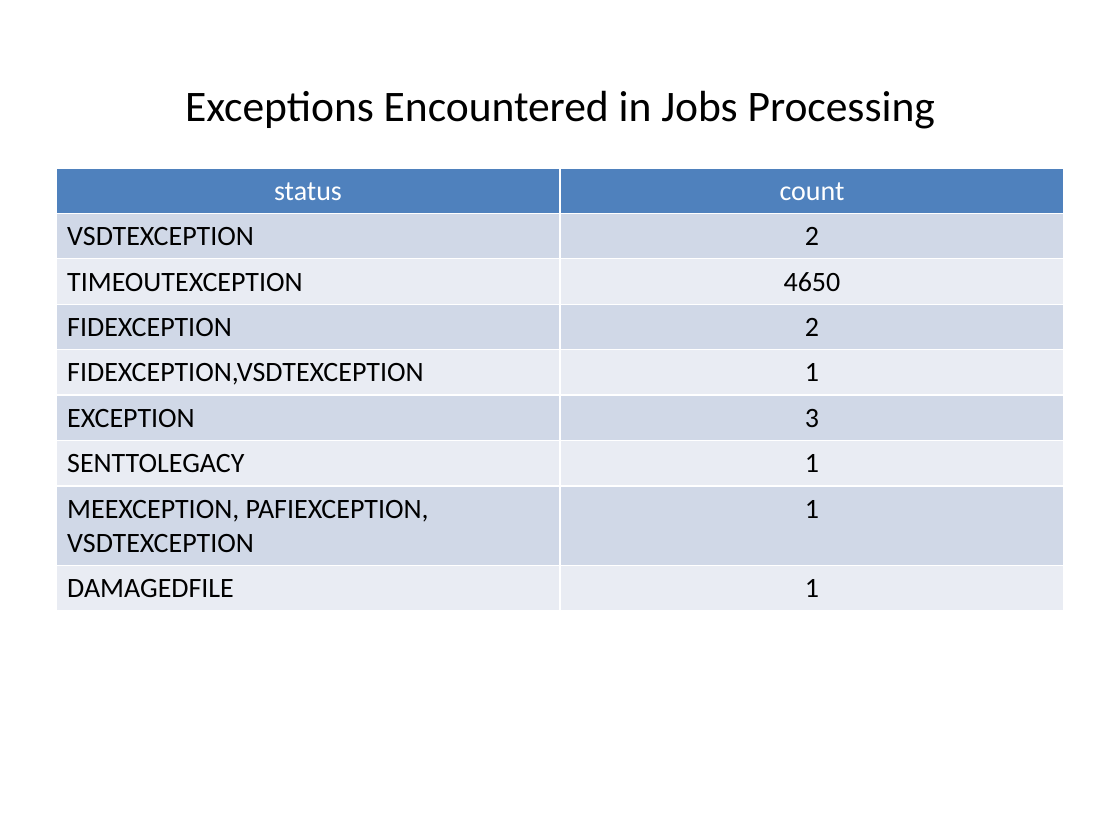
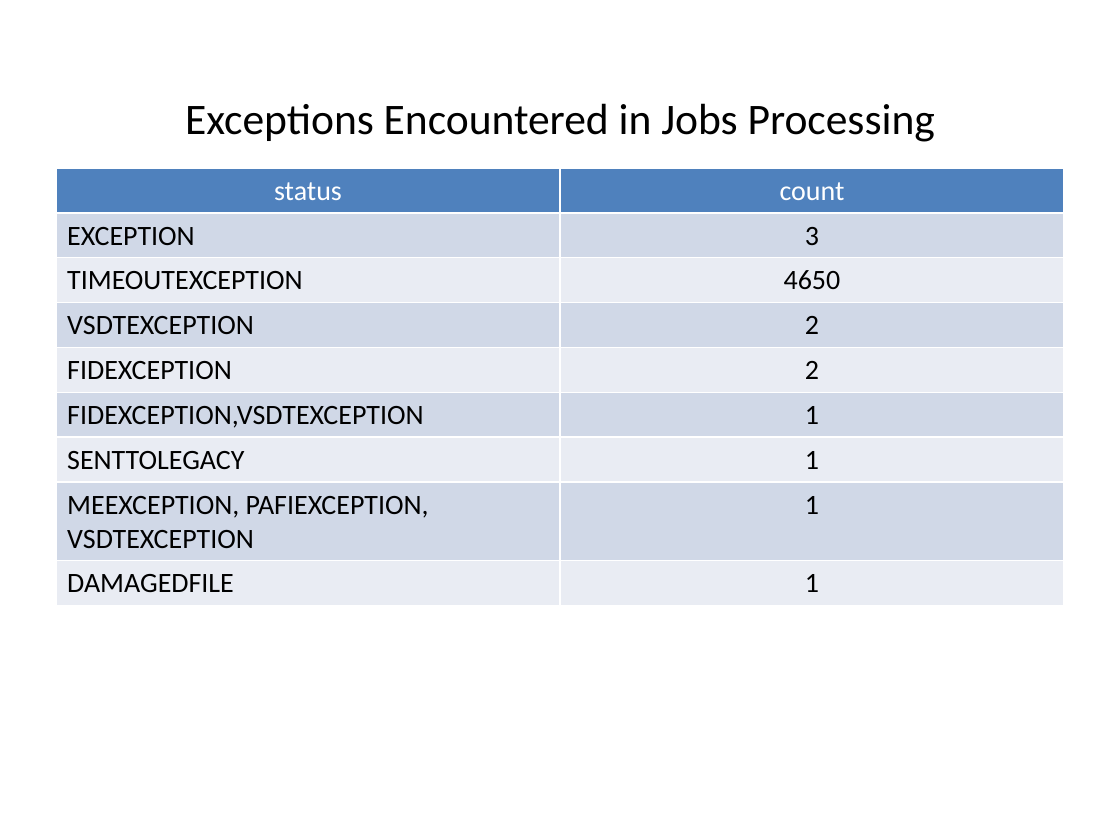
Before and after one commit to JezreelHazelEndaya/JRClient-, a slide deck: slide 1 of status_report.pptx (slide 3 before the commit). Drawn at 1120x840 pixels with LibreOffice and Linux fonts; fonts in the diff are those of the drawing. Boxes give left, top, right and bottom in pixels: in the first picture for what was removed or moved away, otherwise in the second. Text is boxed around its words. In the diff, an @@ line names an element or a change of style, - is before the commit and + after.

```diff
--- a/status_report.pptx
+++ b/status_report.pptx
@@ text "Exceptions Encountered in Jobs Processing": place and size @@
-text "Exceptions Encountered in Jobs Processing" at [185, 90, 935, 129]
+text "Exceptions Encountered in Jobs Processing" at [185, 103, 935, 142]
@@ table at [56, 168, 1064, 596] @@
+row 2: EXCEPTION | 3
+row 3: TIMEOUTEXCEPTION | 4650
-row 3: TIMEOUTEXCEPTION | 4650
-row 6: EXCEPTION | 3
```
Also in this commit, not shown: 3 other slides changed, 2 slides added, 5 slides removed, 4 other files.
